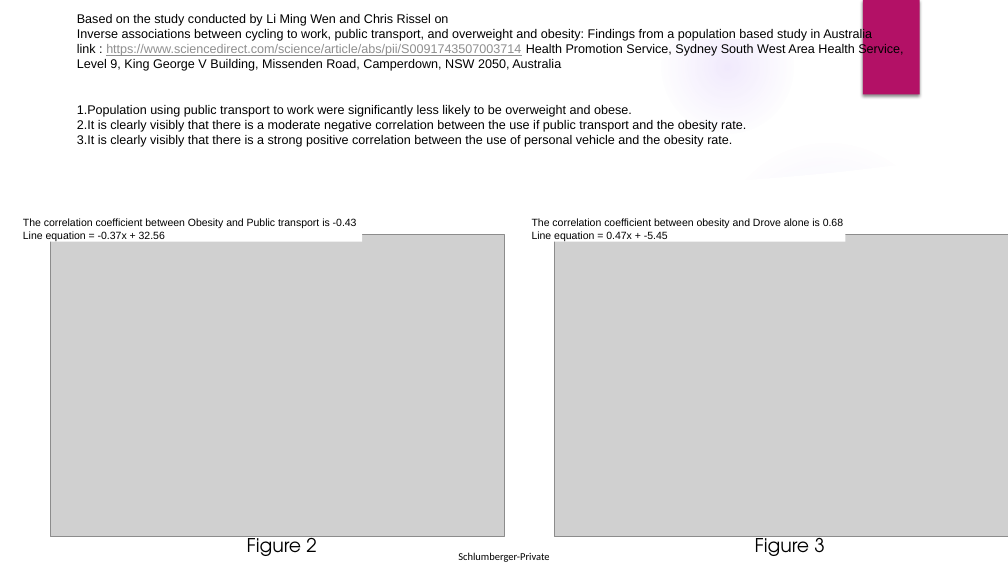
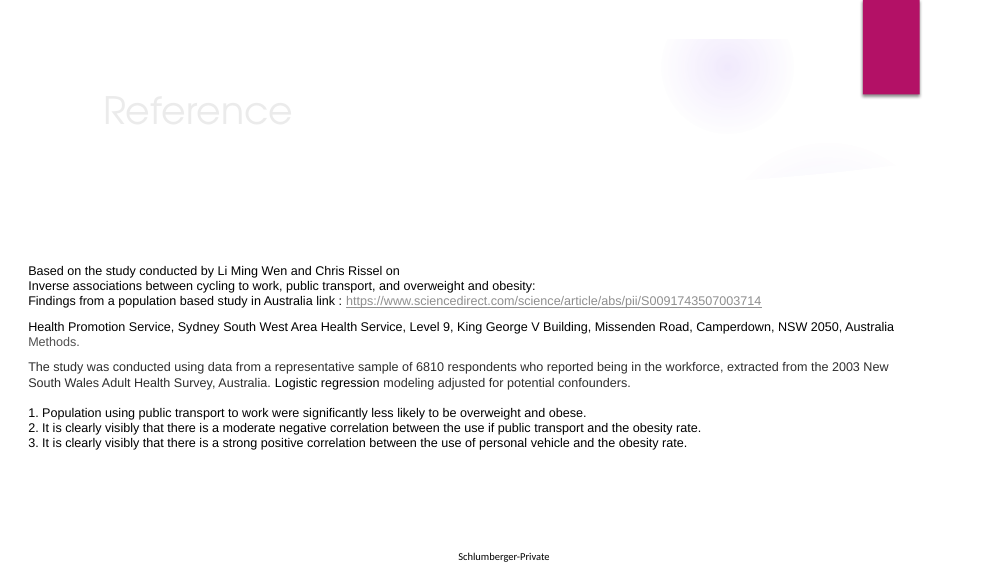
Before and after one commit to rajeshnair1984/Project_Obesity, a slide deck: slide 10 of O3_presentation.pptx (slide 8 before the commit). Drawn at 1008x567 pixels with LibreOffice and Linux fonts; fonts in the diff are those of the drawing; grey boxes stand for pictures; background and template pictures are left out. Boxes give left, top, right and bottom in pixels: in the first picture for what was removed or moved away, otherwise in the second. Text is boxed around its words. In the diff, an @@ line names an element or a change of style, - is before the commit and + after.

Commit message:
Updated powerpoint

```diff
--- a/O3_presentation.pptx
+++ b/O3_presentation.pptx
@@ title added at <box>95,80,820,138</box>, 36 pt, text #EBEBEB @@
+Reference
@@ rectangle removed at <box>23,216,362,242</box> @@
-The correlation coefficient between Obesity and Public transport is -0.43
-Line equation = -0.37x + 32.56
@@ picture removed at <box>51,234,504,537</box> @@
@@ rectangle removed at <box>532,216,845,242</box> @@
-The correlation coefficient between obesity and Drove alone is 0.68
-Line equation = 0.47x + -5.45
@@ picture removed at <box>554,234,1008,537</box> @@
@@ text at <box>28,266,894,450</box>: text changed @@
-Based on the study conducted by Li Ming Wen and Chris Rissel on
-Inverse associations between cycling to work, public transport, and overweight and obesity: Findings from a population based study in Australia link : https://www.sciencedirect.com/science/article/abs/pii/S0091743507003714 Health Promotion Service, Sydney South West Area Health Service, Level 9, King George V Building, Missenden Road, Camperdown, NSW 2050, Australia
-1.Population using public transport to work were significantly less likely to be overweight and obese.
-2.It is clearly visibly that there is a moderate negative correlation between the use if public transport and the obesity rate.
-3.It is clearly visibly that there is a strong positive correlation between the use of personal vehicle and the obesity rate.
+Based on the study conducted by Li Ming Wen and Chris Rissel on
+Inverse associations between cycling to work, public transport, and overweight and obesity:
+Findings from a population based study in Australia link : https://www.sciencedirect.com/science/article/abs/pii/S0091743507003714
+Health Promotion Service, Sydney South West Area Health Service, Level 9, King George V Building, Missenden Road, Camperdown, NSW 2050, Australia
+Methods.
+The study was conducted using data from a representative sample of 6810 respondents who reported being in the workforce, extracted from the 2003 New South Wales Adult Health Survey, Australia. Logistic regression modeling adjusted for potential confounders.
+1. Population using public transport to work were significantly less likely to be overweight and obese.
+2. It is clearly visibly that there is a moderate negative correlation between the use if public transport and the obesity rate.
+3. It is clearly visibly that there is a strong positive correlation between the use of personal vehicle and the obesity rate.
@@ text removed at <box>247,533,316,556</box> @@
-Figure 2
@@ text removed at <box>755,533,824,556</box> @@
-Figure 3
```
Also in this commit, not shown: 2 other slides changed, 2 slides added, 1 slide removed, 5 other files.
